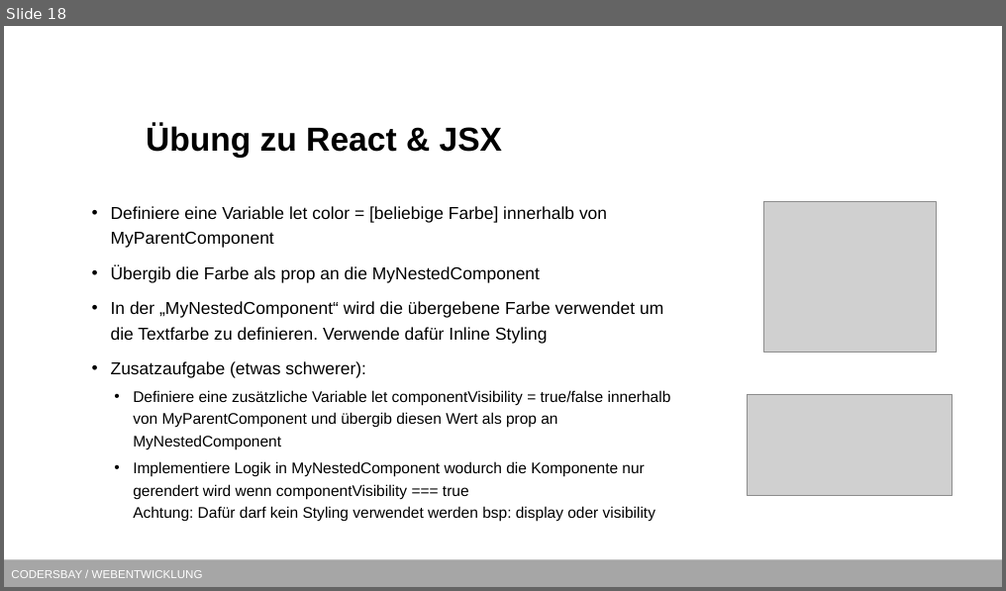
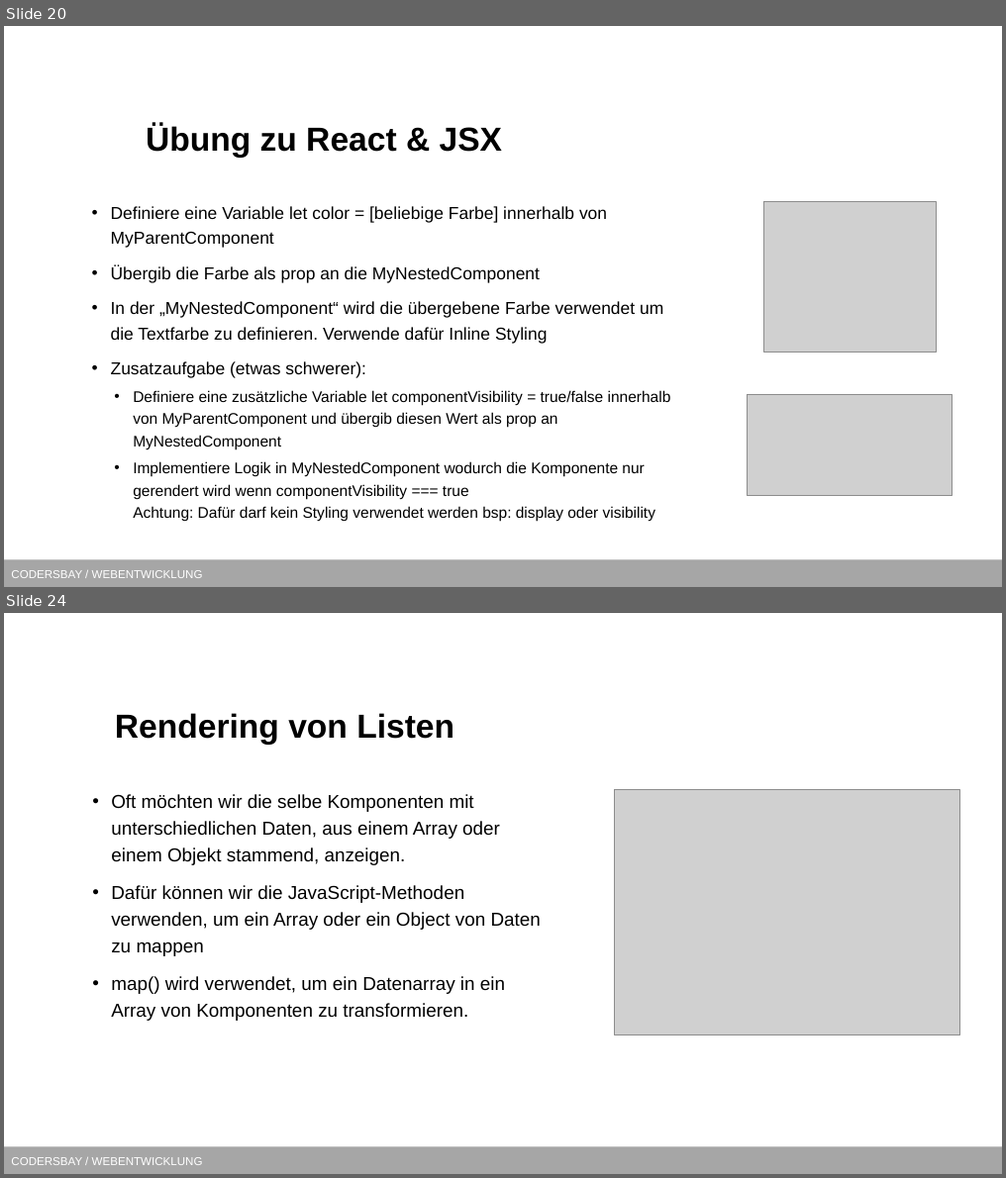
Before and after one commit to kodo89/Webentwicklung_23_24, a slide deck: 9. React/React.pptx. Shown one above the other, each under a label of ours: slide 18 before the commit, slides 20 and 24 after it; the slides between them are not shown. The pictures are 1006x591 and 1006x1178 pixels, drawn with LibreOffice and Linux fonts; fonts in the diff are those of the drawing; grey boxes stand for pictures; background and template pictures are left out. Boxes give left, top, right and bottom in pixels: in the first picture for what was removed or moved away, otherwise in the second. Text is boxed around its words. In the diff, an @@ line names an element or a change of style, - is before the commit and + after.

```diff
--- a/9. React/React.pptx
+++ b/9. React/React.pptx
@@ slide 24 added at (4,613,1002,1174), background #FFFFFF; not listed: 1 template element that a slide beside it also shows @@
@@ title added at (115,713,454,745), 32 pt, text #000000, bold @@
+Rendering von Listen
@@ picture added at (614,789,960,1035) @@
@@ text added at (111,794,541,1021), 18 pt, text #000000 @@
+• Oft möchten wir die selbe Komponenten mit unterschiedlichen Daten, aus einem Array oder einem Objekt stammend, anzeigen.
+• Dafür können wir die JavaScript-Methoden verwenden, um ein Array oder ein Object von Daten zu mappen
+• map() wird verwendet, um ein Datenarray in ein Array von Komponenten zu transformieren.
@@ what was slide 18 is now slide 20 @@
```
Also in this commit, not shown: 1 slide changed, 18 other slides added.
